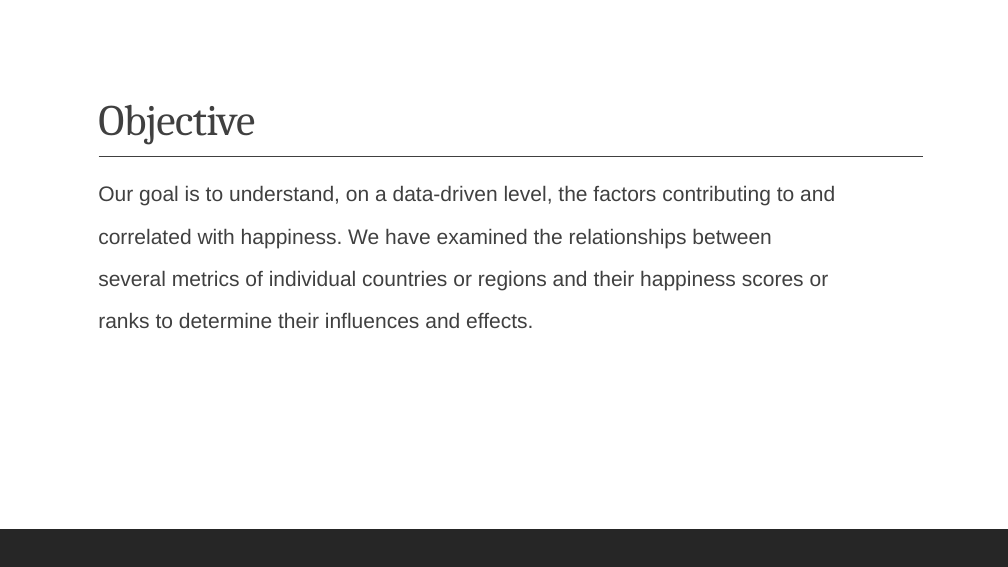
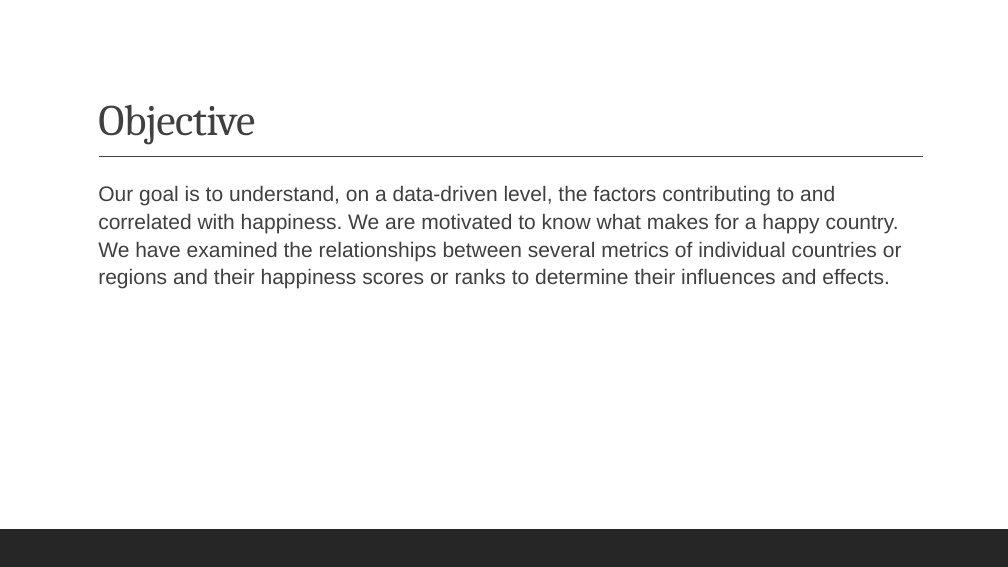
Before and after one commit to reginesgit/Factors-Contributing-to-a-Countrys-Happiness, a slide deck: slide 3 of Anaconda_Results_Presentation.pptx. Drawn at 1008x567 pixels with LibreOffice and Linux fonts; fonts in the diff are those of the drawing. Boxes give left, top, right and bottom in pixels: in the first picture for what was removed or moved away, otherwise in the second. Text is boxed around its words. In the diff, an @@ line names an element or a change of style, - is before the commit and + after.

```diff
--- a/Anaconda_Results_Presentation.pptx
+++ b/Anaconda_Results_Presentation.pptx
@@ text at (x1=98, y1=185, x2=902, y2=289): text changed @@
-  Our goal is to understand, on a data-driven level, the factors contributing to and
-  correlated with happiness. We have examined the relationships between
-  several metrics of individual countries or regions and their happiness scores or
-  ranks to determine their influences and effects.
+  Our goal is to understand, on a data-driven level, the factors contributing to and correlated with happiness. We are motivated to know what makes for a happy country. We have examined the relationships between several metrics of individual countries or regions and their happiness scores or ranks to determine their influences and effects.
```
Also in this commit, not shown: 5 other slides changed, 1 slide added, 1 slide removed, 5 other files.
